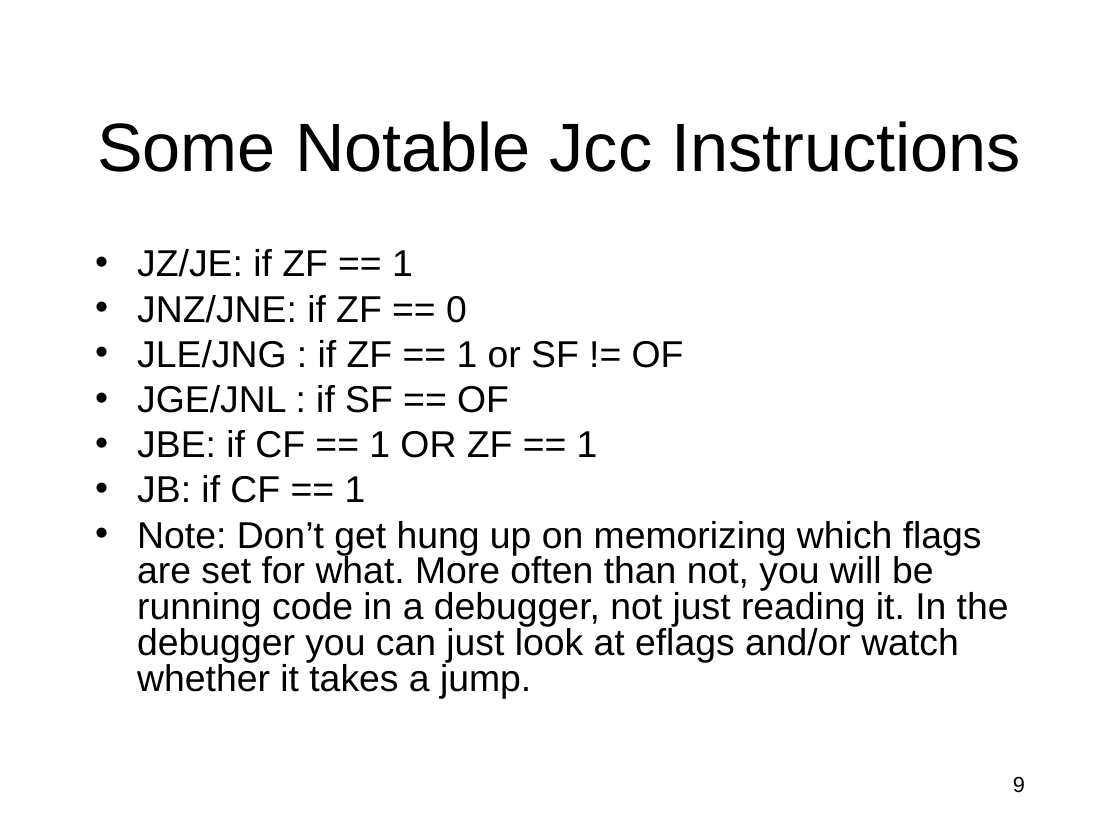
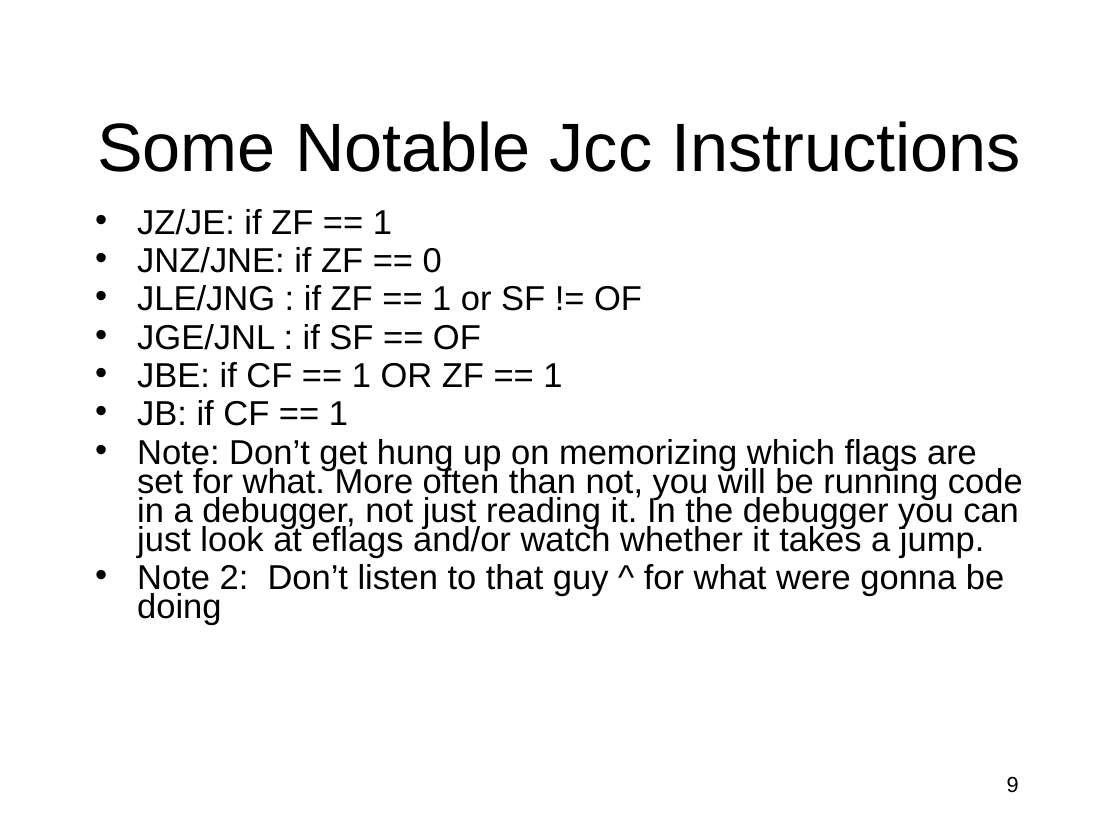
Before and after one commit to RobotMafiaCTF/RE_VR_Training, a slide deck: slide 9 of assembly/ppts/IntroductionToIntelx86-Part3.ppt. Drawn at 1120x840 pixels with LibreOffice and Linux fonts; fonts in the diff are those of the drawing. Boxes give left, top, right and bottom in pixels: in the first picture for what was removed or moved away, otherwise in the second. Text is boxed around its words. In the diff, an @@ line names an element or a change of style, - is before the commit and + after.

```diff
--- a/assembly/ppts/IntroductionToIntelx86-Part3.ppt
+++ b/assembly/ppts/IntroductionToIntelx86-Part3.ppt
@@ text "JZ/JE: if ZF == 1": place and size @@
-text "JZ/JE: if ZF == 1" at (137, 249, 1009, 699)
+text "JZ/JE: if ZF == 1" at (137, 209, 1023, 625)
@@ text at (137, 209, 1023, 558): size 24 to 22.2 pt in "JZ/JE: if ZF == 1", "JNZ/JNE: if ZF == 0", "JLE/JNG : if ZF == 1 or ...", "JGE/JNL : if SF == OF" and 3 more places; line spacing 0.8 to 0.7 @@
@@ text at (137, 564, 1004, 625): paragraph added @@
+• Note 2: Don’t listen to that guy ^ for what were gonna be doing
@@ page number: place and size @@
-page number at (1013, 776, 1025, 793)
+page number at (1007, 776, 1019, 793)
```
Also in this commit, not shown: 8 other slides changed, 2 slides added, 1 other file.
